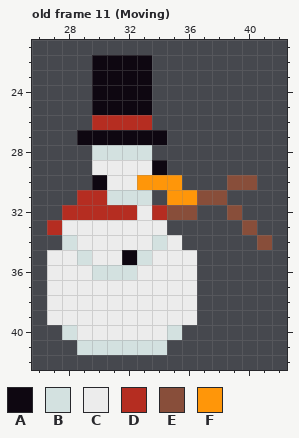
One commit to this pixel-art file: Assets/Enemies/Snowman/T_Snowman.aseprite. Above is the file before it was changed.
64x64 pixels, 27 frames. Shown: old frame 11 (Moving): x 26..42, y 21..42.
Visible layers, top first: "Arm", "Head", "Torso", "Base".
Palette (. is transparent): A #0e0711  B #d3e1e0  C #ececec  D #b52d21  E #884e3a  F #ff9609
Pixels before, old frame 11 (Moving), first column x 27:
22 ...AAAA........
23 ...AAAA........
24 ...AAAA........
25 ...AAAA........
26 ...DDDD........
27 ..AAAAAA.......
28 ...BBBB........
29 ...CCCCA.......
30 ...ACCFFF...EE.
31 ..DDBBB.FFEE...
32 .DDDDDCDEE..E..
33 DCCCCCCC.....E.
34 .BCCCCCBC.....E
35 CCBCCABCCC.....
36 CCCBBBCCCC.....
37 CCCCCCCCCC.....
38 CCCCCCCCCC.....
39 CCCCCCCCCC.....
40 .BCCCCCCB......
41 ..BBBBBB.......
The same view after the edit:
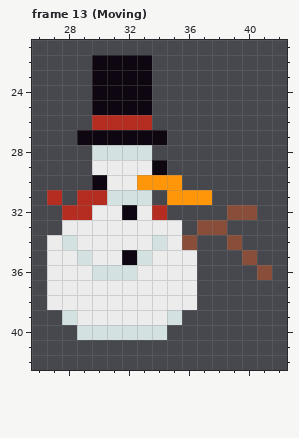
A new or re-ordered frame is compared with the old frame closest to it.
Edits made:
frames 27 -> 28
Changed rows in their new state; - is an unchanged pixel.
Frame 13 (Moving) is new; against old frame 11 (Moving), layers "Arm", "Torso", "Base":
first column x 27:
30 ------------..-
31 D---------F.---
32 ---CCA--..---E-
33 .-------C-EE-.-
34 C--------E--E-.
35 -------------E-
36 --------------E
39 .B------B.-----
40 -.BBBBBB.------
41 --......-------
Pixel boxes of the changes (left, top, right, bottom) in both pictures:
changed: (47, 175, 272, 280)
changed: (47, 310, 197, 355)
